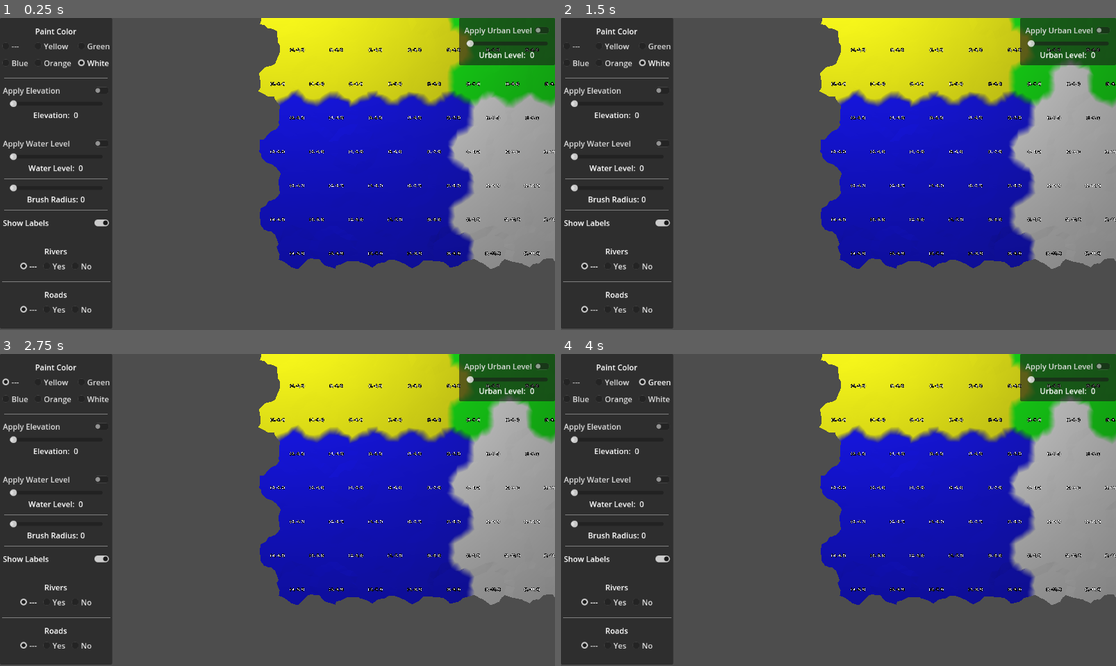
Above: before the commit, frames 1-4 (two rows, left to right).
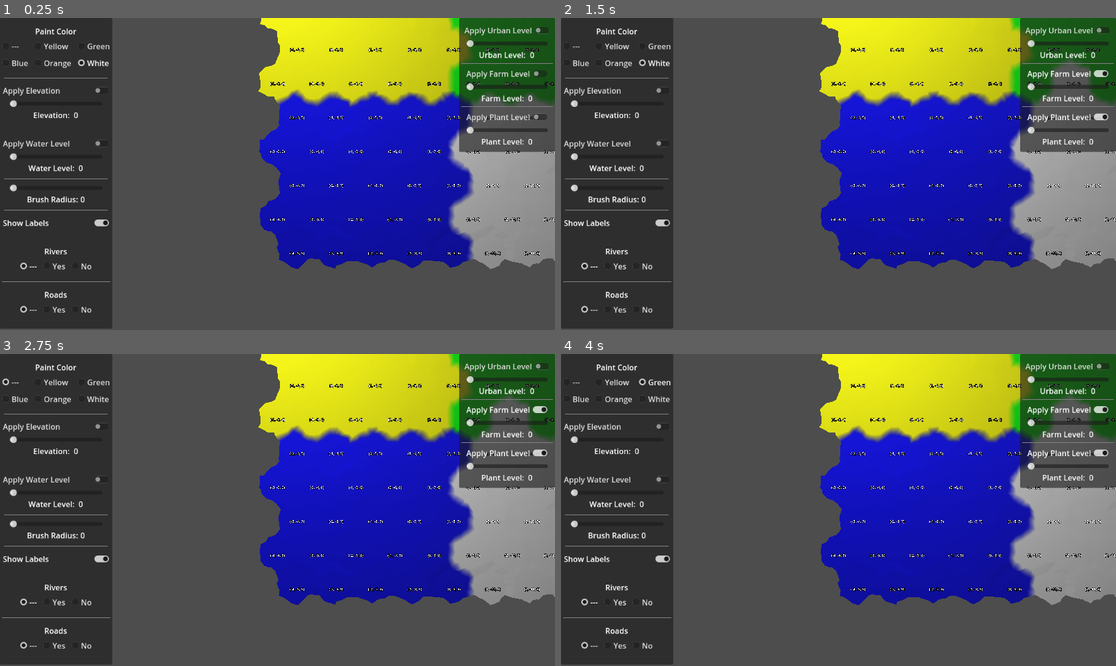
Above: after the commit, the same moments.

Repository: davepruitt/hex_map_godot
Game: Godot game, scene res://scenes/main.tscn
Same seed, same stepped clock (60 frames per second), same inputs: the game is played once before the commit and once after it.
Inputs (mouse positions are in pixels of both pictures, inside the frame that each line leads up to):
- Up to frame 1 (0.25 s): no input
- Up to frame 2 (1.5 s): click (1066, 74) at 0.5 s, where only the run after the commit has a clickable "Apply Farm Level"; click (1066, 117) at 1.25 s, where only the run after the commit has a clickable "Apply Plant Level"
- Up to frame 3 (2.75 s): click "---" at 2 s
- Up to frame 4 (4 s): click "Yellow" at 2.75 s; click "Green" at 3.5 s

The runs differ from the first frame. In frame 1, 4.7% of the frame differs, in the area x 82-100%, y 14-43%; in frame 2, 4.7%; in frame 3, 4.7%; in frame 4, 4.7%.

Commit message:
Completed tutorial 9. It now supports urban, farm, and plant features - all at high, medium, and low densities.

Diff:
--- /dev/null
+++ b/hex_project_godot/resources/farm_features/farm_material.tres
@@ -0,0 +1,4 @@
+[gd_resource type="StandardMaterial3D" format=3 uid="uid://qlvxmnnju5ty"]
+
+[resource]
+albedo_color = Color(0.67451, 0.866667, 0.129412, 1)
--- /dev/null
+++ b/hex_project_godot/resources/farm_features/large/feature_farm_large_01.tres
@@ -0,0 +1,7 @@
+[gd_resource type="BoxMesh" load_steps=2 format=3 uid="uid://dphxpak787f1n"]
+
+[ext_resource type="Material" uid="uid://qlvxmnnju5ty" path="res://resources/farm_features/farm_material.tres" id="1_dhvs1"]
+
+[resource]
+material = ExtResource("1_dhvs1")
+size = Vector3(0.25, 0.01, 0.25)
--- /dev/null
+++ b/hex_project_godot/resources/farm_features/large/feature_farm_large_02.tres
@@ -0,0 +1,7 @@
+[gd_resource type="BoxMesh" load_steps=2 format=3 uid="uid://dvvuue20w6px5"]
+
+[ext_resource type="Material" uid="uid://qlvxmnnju5ty" path="res://resources/farm_features/farm_material.tres" id="1_6vfhn"]
+
+[resource]
+material = ExtResource("1_6vfhn")
+size = Vector3(0.35, 0.01, 0.2)
--- /dev/null
+++ b/hex_project_godot/resources/farm_features/medium/feature_farm_medium_01.tres
@@ -0,0 +1,7 @@
+[gd_resource type="BoxMesh" load_steps=2 format=3 uid="uid://cigvfvwx7lgt6"]
+
+[ext_resource type="Material" uid="uid://qlvxmnnju5ty" path="res://resources/farm_features/farm_material.tres" id="1_ke5tc"]
+
+[resource]
+material = ExtResource("1_ke5tc")
+size = Vector3(0.175, 0.01, 0.125)
--- /dev/null
+++ b/hex_project_godot/resources/farm_features/medium/feature_farm_medium_02.tres
@@ -0,0 +1,7 @@
+[gd_resource type="BoxMesh" load_steps=2 format=3 uid="uid://bh03yvld0rii0"]
+
+[ext_resource type="Material" uid="uid://qlvxmnnju5ty" path="res://resources/farm_features/farm_material.tres" id="1_w8l34"]
+
+[resource]
+material = ExtResource("1_w8l34")
+size = Vector3(0.25, 0.01, 0.125)
--- /dev/null
+++ b/hex_project_godot/resources/farm_features/small/feature_farm_small_01.tres
@@ -0,0 +1,7 @@
+[gd_resource type="BoxMesh" load_steps=2 format=3 uid="uid://dxw1he1qna54i"]
+
+[ext_resource type="Material" uid="uid://qlvxmnnju5ty" path="res://resources/farm_features/farm_material.tres" id="1_4iuc7"]
+
+[resource]
+material = ExtResource("1_4iuc7")
+size = Vector3(0.1, 0.01, 0.075)
--- /dev/null
+++ b/hex_project_godot/resources/farm_features/small/feature_farm_small_02.tres
@@ -0,0 +1,7 @@
+[gd_resource type="BoxMesh" load_steps=2 format=3 uid="uid://bdiqbi7pxd47i"]
+
+[ext_resource type="Material" uid="uid://qlvxmnnju5ty" path="res://resources/farm_features/farm_material.tres" id="1_ea02r"]
+
+[resource]
+material = ExtResource("1_ea02r")
+size = Vector3(0.15, 0.01, 0.075)
--- /dev/null
+++ b/hex_project_godot/resources/plant_features/large/feature_plant_large_01.tres
@@ -0,0 +1,7 @@
+[gd_resource type="BoxMesh" load_steps=2 format=3 uid="uid://bdh81mes1fpah"]
+
+[ext_resource type="Material" uid="uid://ct84lia5g456p" path="res://resources/plant_features/plant_material.tres" id="1_4m3ve"]
+
+[resource]
+material = ExtResource("1_4m3ve")
+size = Vector3(0.125, 0.45, 0.125)
--- /dev/null
+++ b/hex_project_godot/resources/plant_features/large/feature_plant_large_02.tres
@@ -0,0 +1,7 @@
+[gd_resource type="BoxMesh" load_steps=2 format=3 uid="uid://p7uftyotcv6e"]
+
+[ext_resource type="Material" uid="uid://ct84lia5g456p" path="res://resources/plant_features/plant_material.tres" id="1_r0s4y"]
+
+[resource]
+material = ExtResource("1_r0s4y")
+size = Vector3(0.15, 0.3, 0.15)
--- /dev/null
+++ b/hex_project_godot/resources/plant_features/medium/feature_plant_medium_01.tres
@@ -0,0 +1,7 @@
+[gd_resource type="BoxMesh" load_steps=2 format=3 uid="uid://c64sitanwr8fe"]
+
+[ext_resource type="Material" uid="uid://ct84lia5g456p" path="res://resources/plant_features/plant_material.tres" id="1_bdkg6"]
+
+[resource]
+material = ExtResource("1_bdkg6")
+size = Vector3(0.075, 0.3, 0.075)
--- /dev/null
+++ b/hex_project_godot/resources/plant_features/medium/feature_plant_medium_02.tres
@@ -0,0 +1,7 @@
+[gd_resource type="BoxMesh" load_steps=2 format=3 uid="uid://dfqsbuni52kx5"]
+
+[ext_resource type="Material" uid="uid://ct84lia5g456p" path="res://resources/plant_features/plant_material.tres" id="1_f6khf"]
+
+[resource]
+material = ExtResource("1_f6khf")
+size = Vector3(0.1, 0.15, 0.1)
--- /dev/null
+++ b/hex_project_godot/resources/plant_features/plant_material.tres
@@ -0,0 +1,4 @@
+[gd_resource type="StandardMaterial3D" format=3 uid="uid://ct84lia5g456p"]
+
+[resource]
+albedo_color = Color(0.176471, 0.580392, 0.12549, 1)
--- /dev/null
+++ b/hex_project_godot/resources/plant_features/small/feature_plant_small_01.tres
@@ -0,0 +1,7 @@
+[gd_resource type="BoxMesh" load_steps=2 format=3 uid="uid://d32jk876cn4am"]
+
+[ext_resource type="Material" uid="uid://ct84lia5g456p" path="res://resources/plant_features/plant_material.tres" id="1_lg7sd"]
+
+[resource]
+material = ExtResource("1_lg7sd")
+size = Vector3(0.05, 0.15, 0.05)
--- /dev/null
+++ b/hex_project_godot/resources/plant_features/small/feature_plant_small_02.tres
@@ -0,0 +1,7 @@
+[gd_resource type="BoxMesh" load_steps=2 format=3 uid="uid://c1twe34ormkjl"]
+
+[ext_resource type="Material" uid="uid://ct84lia5g456p" path="res://resources/plant_features/plant_material.tres" id="1_di1lb"]
+
+[resource]
+material = ExtResource("1_di1lb")
+size = Vector3(0.075, 0.1, 0.075)
--- a/hex_project_godot/scenes/main.tscn
+++ b/hex_project_godot/scenes/main.tscn
@@ -348,6 +348,68 @@
 text = "Urban Level: "
 
 [node name="UrbanLevelValueLabel" type="Label" parent="CanvasLayer/PanelContainer2/MarginContainer/VBoxContainer/HBoxContainer"]
+layout_mode = 2
+text = "0"
+
+[node name="HSeparator" type="HSeparator" parent="CanvasLayer/PanelContainer2/MarginContainer/VBoxContainer"]
+layout_mode = 2
+
+[node name="CheckButton_FarmLevel" type="CheckButton" parent="CanvasLayer/PanelContainer2/MarginContainer/VBoxContainer"]
+layout_mode = 2
+size_flags_horizontal = 4
+focus_mode = 0
+text = "Apply Farm Level"
+
+[node name="MarginContainer2" type="MarginContainer" parent="CanvasLayer/PanelContainer2/MarginContainer/VBoxContainer"]
+layout_mode = 2
+theme_override_constants/margin_left = 10
+theme_override_constants/margin_right = 10
+
+[node name="FarmLevelSlider" type="HSlider" parent="CanvasLayer/PanelContainer2/MarginContainer/VBoxContainer/MarginContainer2"]
+layout_mode = 2
+focus_mode = 0
+max_value = 3.0
+
+[node name="HBoxContainer2" type="HBoxContainer" parent="CanvasLayer/PanelContainer2/MarginContainer/VBoxContainer"]
+layout_mode = 2
+size_flags_horizontal = 4
+
+[node name="FarmLevelLabel" type="Label" parent="CanvasLayer/PanelContainer2/MarginContainer/VBoxContainer/HBoxContainer2"]
+layout_mode = 2
+text = "Farm Level: "
+
+[node name="FarmLevelValueLabel" type="Label" parent="CanvasLayer/PanelContainer2/MarginContainer/VBoxContainer/HBoxContainer2"]
+layout_mode = 2
+text = "0"
+
+[node name="HSeparator2" type="HSeparator" parent="CanvasLayer/PanelContainer2/MarginContainer/VBoxContainer"]
+layout_mode = 2
+
+[node name="CheckButton_PlantLevel" type="CheckButton" parent="CanvasLayer/PanelContainer2/MarginContainer/VBoxContainer"]
+layout_mode = 2
+size_flags_horizontal = 4
+focus_mode = 0
+text = "Apply Plant Level"
+
+[node name="MarginContainer3" type="MarginContainer" parent="CanvasLayer/PanelContainer2/MarginContainer/VBoxContainer"]
+layout_mode = 2
+theme_override_constants/margin_left = 10
+theme_override_constants/margin_right = 10
+
+[node name="PlantLevelSlider" type="HSlider" parent="CanvasLayer/PanelContainer2/MarginContainer/VBoxContainer/MarginContainer3"]
+layout_mode = 2
+focus_mode = 0
+max_value = 3.0
+
+[node name="HBoxContainer3" type="HBoxContainer" parent="CanvasLayer/PanelContainer2/MarginContainer/VBoxContainer"]
+layout_mode = 2
+size_flags_horizontal = 4
+
+[node name="PlantLevelLabel" type="Label" parent="CanvasLayer/PanelContainer2/MarginContainer/VBoxContainer/HBoxContainer3"]
+layout_mode = 2
+text = "Plant Level: "
+
+[node name="PlantLevelValueLabel" type="Label" parent="CanvasLayer/PanelContainer2/MarginContainer/VBoxContainer/HBoxContainer3"]
 layout_mode = 2
 text = "0"
 
@@ -371,3 +433,7 @@
 [connection signal="pressed" from="CanvasLayer/PanelContainer/VBoxContainer/HBoxContainer4/CheckBox_RoadsNo" to="." method="_on_check_box_roads_no_pressed"]
 [connection signal="toggled" from="CanvasLayer/PanelContainer2/MarginContainer/VBoxContainer/CheckButton_UrbanLevel" to="." method="_on_check_button_urban_level_toggled"]
 [connection signal="value_changed" from="CanvasLayer/PanelContainer2/MarginContainer/VBoxContainer/MarginContainer/UrbanLevelSlider" to="." method="_on_urban_level_slider_value_changed"]
+[connection signal="toggled" from="CanvasLayer/PanelContainer2/MarginContainer/VBoxContainer/CheckButton_FarmLevel" to="." method="_on_check_button_farm_level_toggled"]
+[connection signal="value_changed" from="CanvasLayer/PanelContainer2/MarginContainer/VBoxContainer/MarginContainer2/FarmLevelSlider" to="." method="_on_farm_level_slider_value_changed"]
+[connection signal="toggled" from="CanvasLayer/PanelContainer2/MarginContainer/VBoxContainer/CheckButton_PlantLevel" to="." method="_on_check_button_plant_level_toggled"]
+[connection signal="value_changed" from="CanvasLayer/PanelContainer2/MarginContainer/VBoxContainer/MarginContainer3/PlantLevelSlider" to="." method="_on_plant_level_slider_value_changed"]
--- a/hex_project_godot/scripts/hex_cell.gd
+++ b/hex_project_godot/scripts/hex_cell.gd
@@ -28,6 +28,10 @@
 var _water_level: int = 0
 
 var _urban_level: int = 0
+
+var _farm_level: int = 0
+
+var _plant_level: int = 0
 
 #endregion
 
@@ -165,6 +169,24 @@
 		if (_urban_level != value):
 			_urban_level = value
 			_refresh_self_only()
+
+var farm_level: int:
+	get:
+		return _farm_level
+	set(value):
+		if (_farm_level != value):
+			_farm_level = value
+			_refresh_self_only()
+
+var plant_level: int:
+	get:
+		return _plant_level
+	set(value):
+		if (_plant_level != value):
+			_plant_level = value
+			_refresh_self_only()
+
+
 
 #endregion
 
--- a/hex_project_godot/scripts/hex_feature_manager.gd
+++ b/hex_project_godot/scripts/hex_feature_manager.gd
@@ -3,6 +3,8 @@
 #region Public data members
 
 var urban_collections: Array[HexFeatureCollection]
+var farm_collections: Array[HexFeatureCollection]
+var plant_collections: Array[HexFeatureCollection]
 
 #endregion
 
@@ -15,6 +17,7 @@
 #region Constructor
 
 func _init() -> void:
+	#Create the urban collections
 	var small_urban_collection = HexFeatureCollection.new()
 	small_urban_collection.prefabs.append(preload("res://resources/urban_features/small/feature_urban_small_01.tres"))
 	small_urban_collection.prefabs.append(preload("res://resources/urban_features/small/feature_urban_small_02.tres"))
@@ -30,6 +33,42 @@
 	urban_collections.append(large_urban_collection)
 	urban_collections.append(medium_urban_collection)
 	urban_collections.append(small_urban_collection)
+
+	#Create the farm collections
+	var small_farm_collection = HexFeatureCollection.new()
+	small_farm_collection.prefabs.append(preload("res://resources/farm_features/small/feature_farm_small_01.tres"))
+	small_farm_collection.prefabs.append(preload("res://resources/farm_features/small/feature_farm_small_02.tres"))
+
+	var medium_farm_collection = HexFeatureCollection.new()
+	medium_farm_collection.prefabs.append(preload("res://resources/farm_features/medium/feature_farm_medium_01.tres"))
+	medium_farm_collection.prefabs.append(preload("res://resources/farm_features/medium/feature_farm_medium_02.tres"))
+
+	var large_farm_collection = HexFeatureCollection.new()
+	large_farm_collection.prefabs.append(preload("res://resources/farm_features/large/feature_farm_large_01.tres"))
+	large_farm_collection.prefabs.append(preload("res://resources/farm_features/large/feature_farm_large_02.tres"))
+
+	farm_collections.append(large_farm_collection)
+	farm_collections.append(medium_farm_collection)
+	farm_collections.append(small_farm_collection)
+
+	#Create the plant collections
+	var small_plant_collection = HexFeatureCollection.new()
+	small_plant_collection.prefabs.append(preload("res://resources/plant_features/small/feature_plant_small_01.tres"))
+	small_plant_collection.prefabs.append(preload("res://resources/plant_features/small/feature_plant_small_02.tres"))
+
+	var medium_plant_collection = HexFeatureCollection.new()
+	medium_plant_collection.prefabs.append(preload("res://resources/plant_features/medium/feature_plant_medium_01.tres"))
+	medium_plant_collection.prefabs.append(preload("res://resources/plant_features/medium/feature_plant_medium_02.tres"))
+
+	var large_plant_collection = HexFeatureCollection.new()
+	large_plant_collection.prefabs.append(preload("res://resources/plant_features/large/feature_plant_large_01.tres"))
+	large_plant_collection.prefabs.append(preload("res://resources/plant_features/large/feature_plant_large_02.tres"))
+
+	plant_collections.append(large_plant_collection)
+	plant_collections.append(medium_plant_collection)
+	plant_collections.append(small_plant_collection)
+
+
 
 #endregion
 
@@ -51,8 +90,32 @@
 	#Get a random value to be used for this feature
 	var hash: HexHash = HexMetrics.sample_hash_grid(pos)
 
-	var prefab: BoxMesh = _pick_prefab(cell.urban_level, hash.a, hash.b)
-	if (prefab == null):
+	#Pick an urban prefab
+	var urban_prefab: BoxMesh = _pick_prefab(urban_collections, cell.urban_level, hash.a, hash.d)
+
+	#Pick a farm prefab
+	var farm_prefab: BoxMesh = _pick_prefab(farm_collections, cell.farm_level, hash.b, hash.d)
+
+	#Pick a plant prefab
+	var plant_prefab: BoxMesh = _pick_prefab(plant_collections, cell.plant_level, hash.c, hash.d)
+
+	#Choose which prefab to use for this location
+	var prefab: BoxMesh = urban_prefab
+	var used_hash: float = hash.a
+	if (urban_prefab):
+		if (farm_prefab) and (hash.b < hash.a):
+			prefab = farm_prefab
+			used_hash = hash.b
+	elif (farm_prefab):
+		prefab = farm_prefab
+		used_hash = hash.b
+
+	if (prefab):
+		if (plant_prefab) and (hash.c < used_hash):
+			prefab = plant_prefab
+	elif (plant_prefab):
+		prefab = plant_prefab
+	else:
 		return
 
 	#var feature_mesh = feature_prefab.duplicate()
@@ -65,7 +128,7 @@
 	feature.position.y += feature_height / 2.0
 
 	#Randomize the rotation angle of the feature
-	feature.quaternion = Quaternion.from_euler(Vector3(0, 360.0 * hash.c, 0))
+	feature.quaternion = Quaternion.from_euler(Vector3(0, 360.0 * hash.e, 0))
 
 	#Add this feature to the private list of features
 	_features.append(feature)
@@ -78,12 +141,12 @@
 
 #region Private methods
 
-func _pick_prefab (level: int, hash: float, choice: float) -> BoxMesh:
+func _pick_prefab (collection: Array[HexFeatureCollection], level: int, hash: float, choice: float) -> BoxMesh:
 	if (level > 0):
 		var thresholds: Array[float] = HexMetrics.get_feature_thresholds(level - 1)
 		for i in range(0, len(thresholds)):
 			if (hash < thresholds[i]):
-				return urban_collections[i].pick(choice)
+				return collection[i].pick(choice)
 
 	return null
 
--- a/hex_project_godot/scripts/hex_hash.gd
+++ b/hex_project_godot/scripts/hex_hash.gd
@@ -7,6 +7,10 @@
 var b: float = 0
 
 var c: float = 0
+
+var d: float = 0
+
+var e: float = 0
 
 #endregion
 
@@ -24,6 +28,8 @@
 	hash.a = randf() * 0.999
 	hash.b = randf() * 0.999
 	hash.c = randf() * 0.999
+	hash.d = randf() * 0.999
+	hash.e = randf() * 0.999
 
 	return hash
 
--- a/hex_project_godot/scripts/main.gd
+++ b/hex_project_godot/scripts/main.gd
@@ -20,6 +20,8 @@
 var paint_terrain_elevation_enabled: bool = false
 var apply_water_level: bool = false
 var apply_urban_level: bool = false
+var apply_farm_level: bool = false
+var apply_plant_level: bool = false
 
 var active_color: Color = Color.WHITE
 var active_elevation: int = 0
@@ -27,6 +29,8 @@
 var active_show_labels: bool = true
 var active_water_level: int = 0
 var active_urban_level: int = 0
+var active_farm_level: int = 0
+var active_plant_level: int = 0
 
 var river_mode: Enums.OptionalToggle = Enums.OptionalToggle.Ignore
 var road_mode: Enums.OptionalToggle = Enums.OptionalToggle.Ignore
@@ -64,6 +68,12 @@
 @onready var check_button_urban_level := $CanvasLayer/PanelContainer2/MarginContainer/VBoxContainer/CheckButton_UrbanLevel
 @onready var urban_level_value_label := $CanvasLayer/PanelContainer2/MarginContainer/VBoxContainer/HBoxContainer/UrbanLevelValueLabel
 
+@onready var check_button_farm_level := $CanvasLayer/PanelContainer2/MarginContainer/VBoxContainer/CheckButton_FarmLevel
+@onready var farm_level_value_label := $CanvasLayer/PanelContainer2/MarginContainer/VBoxContainer/HBoxContainer2/FarmLevelValueLabel
+
+@onready var check_button_plant_level := $CanvasLayer/PanelContainer2/MarginContainer/VBoxContainer/CheckButton_PlantLevel
+@onready var plant_level_value_label := $CanvasLayer/PanelContainer2/MarginContainer/VBoxContainer/HBoxContainer3/PlantLevelValueLabel
+
 #endregion
 
 #region Private data members
@@ -223,6 +233,24 @@
 func _on_check_button_urban_level_toggled(toggled_on: bool) -> void:
 	_set_apply_urban_level(toggled_on)
 
+
+func _on_check_button_farm_level_toggled(toggled_on: bool) -> void:
+	_set_apply_farm_level(toggled_on)
+
+
+func _on_farm_level_slider_value_changed(value: float) -> void:
+	_set_farm_level(value)
+	farm_level_value_label.text = str(value)
+
+
+func _on_check_button_plant_level_toggled(toggled_on: bool) -> void:
+	_set_apply_plant_level(toggled_on)
+
+
+func _on_plant_level_slider_value_changed(value: float) -> void:
+	_set_plant_level(value)
+	plant_level_value_label.text = str(value)
+
 #endregion
 
 #region Private methods
@@ -231,6 +259,9 @@
 	check_button_show_labels.set_pressed_no_signal(active_show_labels)
 	check_button_enable_elevation.set_pressed_no_signal(paint_terrain_elevation_enabled)
 	check_button_water_level.set_pressed_no_signal(apply_water_level)
+	check_button_urban_level.set_pressed_no_signal(apply_urban_level)
+	check_button_farm_level.set_pressed_no_signal(apply_farm_level)
+	check_button_plant_level.set_pressed_no_signal(apply_plant_level)
 
 	if (paint_terrain_color_enabled):
 		if (active_color == Color.YELLOW):
@@ -322,6 +353,14 @@
 		if (apply_urban_level):
 			cell.urban_level = active_urban_level
 
+		#Paint the farm level value
+		if (apply_farm_level):
+			cell.farm_level = active_farm_level
+
+		#Paint the plant level value
+		if (apply_plant_level):
+			cell.plant_level = active_plant_level
+
 		#Remove rivers if the river mode is "no"
 		if (river_mode == Enums.OptionalToggle.No):
 			cell.remove_river()
@@ -361,6 +400,18 @@
 func _set_urban_level (level: float) -> void:
 	active_urban_level = int(level)
 
+func _set_apply_farm_level (toggle: bool) -> void:
+	apply_farm_level = toggle
+
+func _set_farm_level (level: float) -> void:
+	active_farm_level = int(level)
+
+func _set_apply_plant_level (toggle: bool) -> void:
+	apply_plant_level = toggle
+
+func _set_plant_level (level: float) -> void:
+	active_plant_level = int(level)
+
 func _validate_drag () -> void:
 	#Set the initial drag direction
 	_drag_direction = HexDirectionsClass.HexDirections.NE
